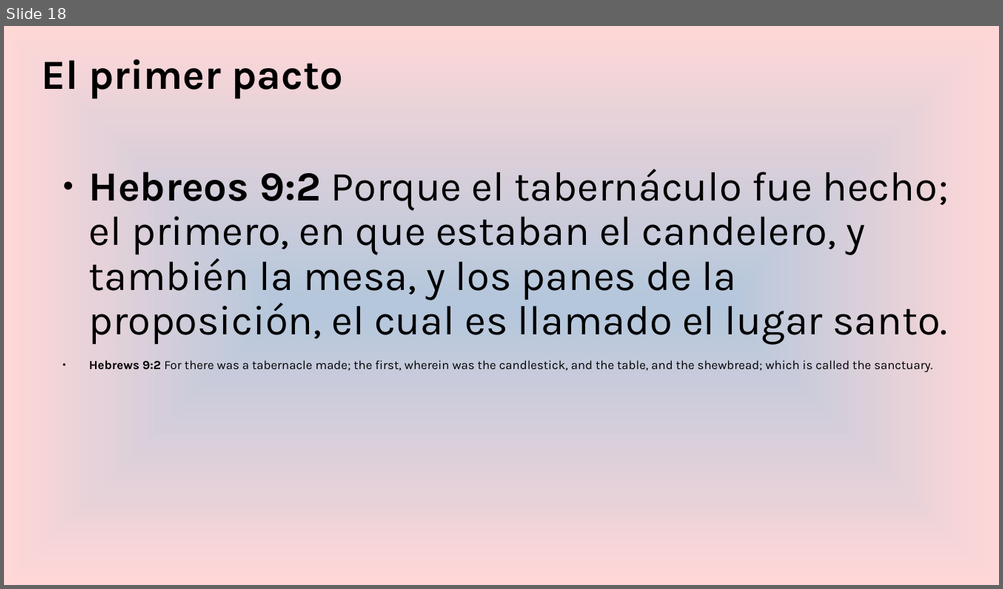
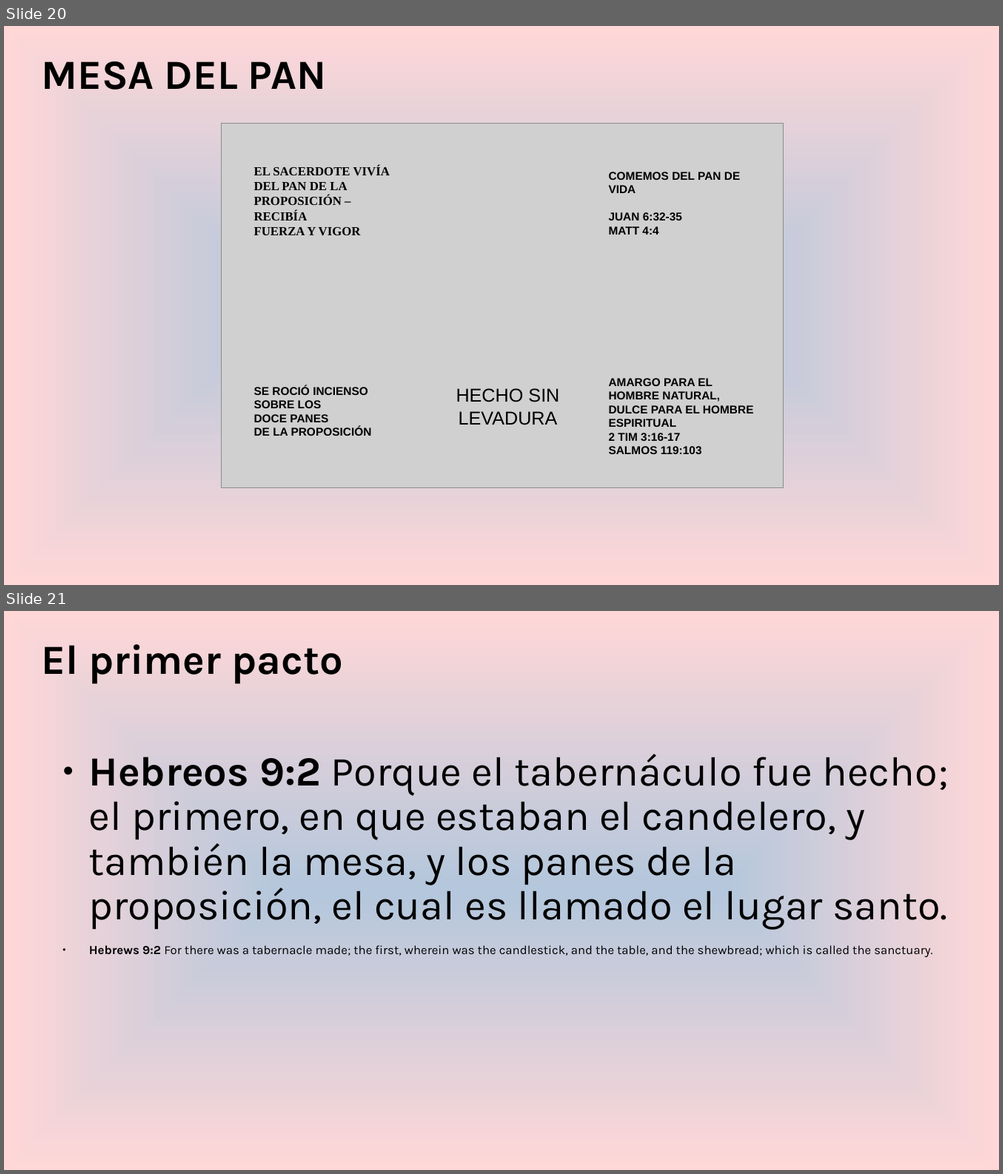
Before and after one commit to praxeastech/sanpedrosula, a slide deck: assets/docs/EltabernáculodeMoisés.odp. Shown one above the other, each under a label of ours: slide 18 before the commit, slides 20 and 21 after it. The pictures are 1003x589 and 1003x1174 pixels, drawn with LibreOffice and Linux fonts; fonts in the diff are those of the drawing; grey boxes stand for pictures. Boxes give left, top, right and bottom in pixels: in the first picture for what was removed or moved away, otherwise in the second. Text is boxed around its words. In the diff, an @@ line names an element or a change of style, - is before the commit and + after.

```diff
--- a/assets/docs/EltabernáculodeMoisés.odp
+++ b/assets/docs/EltabernáculodeMoisés.odp
@@ slide 20 added at box(4, 26, 999, 585), background gradient #B4C7DC to #FFD7D7 @@
@@ title added at box(41, 62, 326, 90), 40 pt, text #000000, bold @@
+MESA DEL PAN
@@ picture added at box(221, 124, 783, 488) @@
@@ text added at box(254, 166, 390, 236), 12 pt, text #000000, bold @@
+EL SACERDOTE VIVÍA DEL PAN DE LA PROPOSICIÓN – RECIBÍA
+FUERZA Y VIGOR
@@ text added at box(609, 172, 740, 235), 11 pt, text #000000, bold @@
+COMEMOS DEL PAN DE
+VIDA
+JUAN 6:32-35
+MATT 4:4
@@ text added at box(609, 378, 754, 454), 11 pt, text #000000, bold @@
+AMARGO PARA EL HOMBRE NATURAL, DULCE PARA EL HOMBRE ESPIRITUAL
+2 TIM 3:16-17
+SALMOS 119:103
@@ text added at box(254, 386, 372, 436), 11 pt, text #000000, bold @@
+SE ROCIÓ INCIENSO
+SOBRE LOS
+DOCE PANES
+DE LA PROPOSICIÓN
@@ text added at box(456, 389, 559, 426), 18 pt, text #000000 @@
+HECHO SIN LEVADURA
@@ what was slide 18 is now slide 21 @@
```
Also in this commit, not shown: 2 other slides added, 1 other file.
